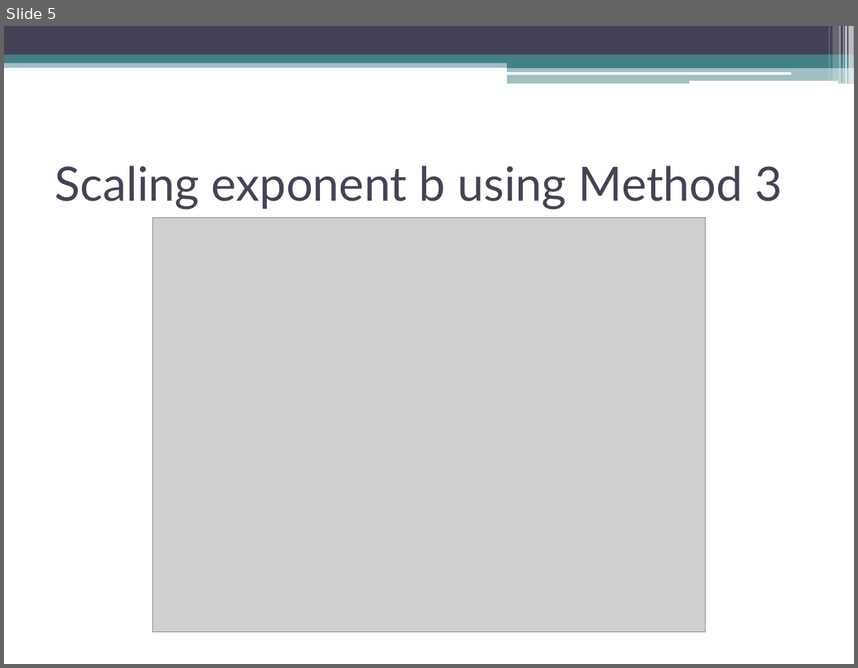
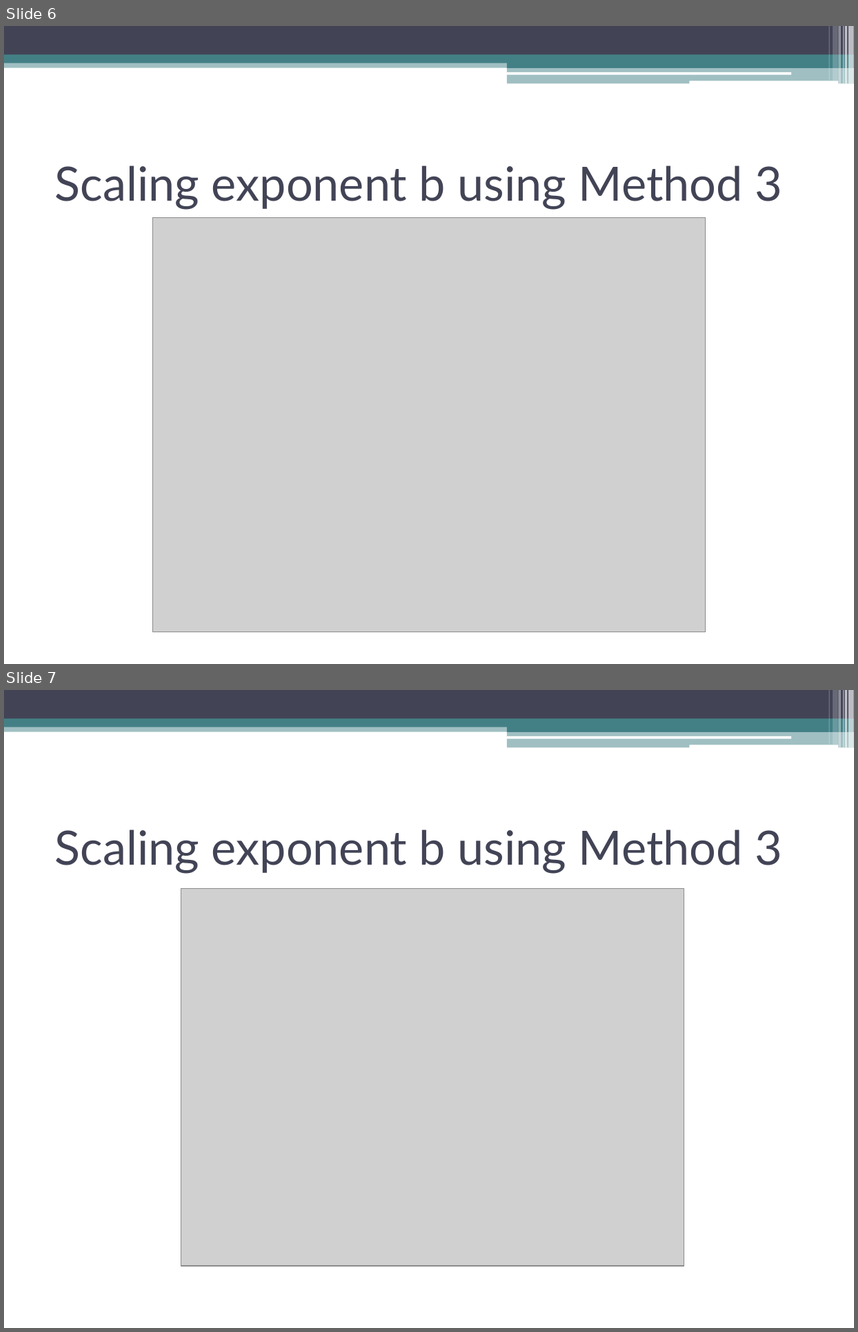
Before and after one commit to jocelynshen/angicart-biological-scaling, a slide deck: papers/ScalingExponentMethodsPresentation.pptx. Shown one above the other, each under a label of ours: slide 5 before the commit, slides 6 and 7 after it. The pictures are 858x668 and 858x1332 pixels, drawn with LibreOffice and Linux fonts; fonts in the diff are those of the drawing; grey boxes stand for pictures. Boxes give left, top, right and bottom in pixels: in the first picture for what was removed or moved away, otherwise in the second. Text is boxed around its words. In the diff, an @@ line names an element or a change of style, - is before the commit and + after.

```diff
--- a/papers/ScalingExponentMethodsPresentation.pptx
+++ b/papers/ScalingExponentMethodsPresentation.pptx
@@ slide 7 added at <box>4,690,854,1328</box>, background #FFFFFF; not listed: 13 template elements that a slide beside it also shows @@
@@ title added at <box>55,829,782,874</box>, 40 pt, text #424456 @@
+Scaling exponent b using Method 3
@@ picture added at <box>181,888,684,1265</box> @@
@@ what was slide 5 is now slide 6 @@
```
Also in this commit, not shown: 1 other slide added, 7 other files.
